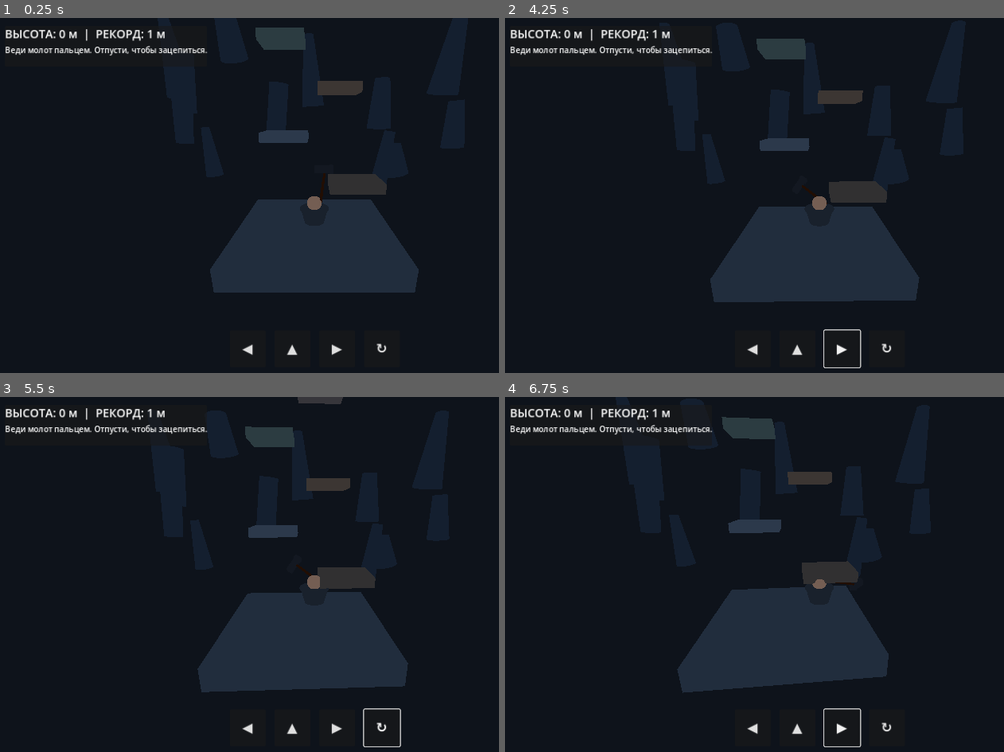
Above: before the commit, frames 1-4 (two rows, left to right).
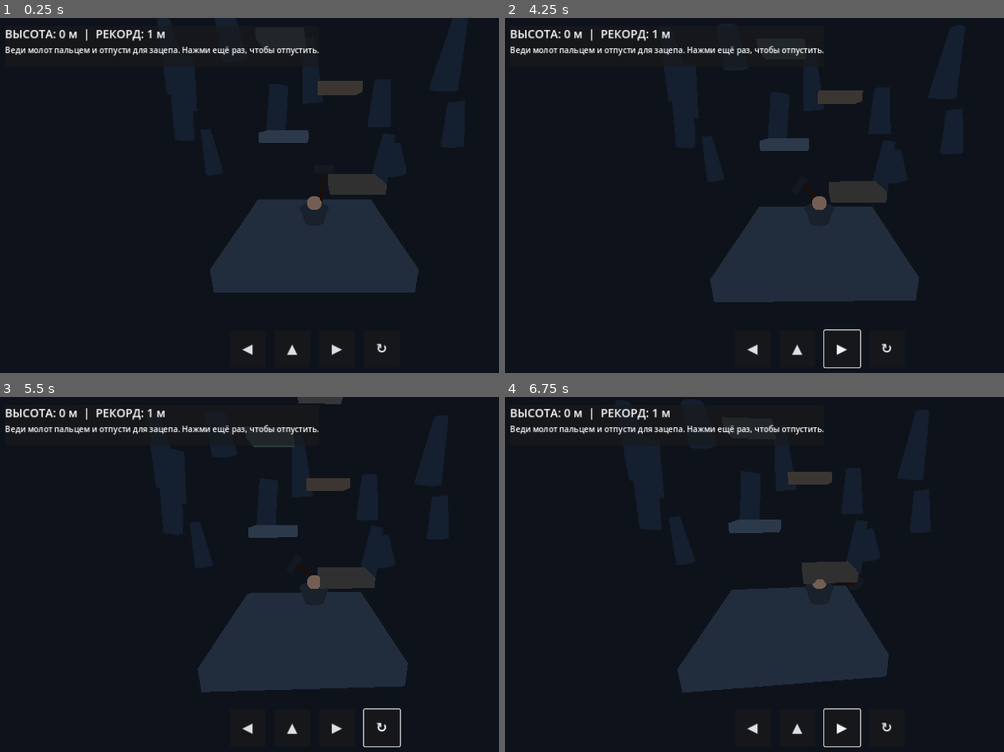
Above: after the commit, the same moments.

Repository: uchihabaha05-del/CLIMB-MASTER
Game: Godot game, scene res://scenes/main.tscn
Two runs of this game, one before a commit and one after it. Both use one fixed random seed, a clock stepped at 60 frames per second and the inputs below.
Inputs (mouse positions are in pixels of both pictures, inside the frame that each line leads up to):
- Up to frame 1 (0.25 s): no input
- Up to frame 2 (4.25 s): click "↻" at 0.5 s; click "◀" at 1.25 s; click "▲" at 2 s; tap Enter (ui_accept) at 2.75, 3.02 s; move the mouse to (959, 177) at 2.77 s; hold Right (ui_right) 2.78-3.5 s; click (959, 177) at 2.92 s; drag from (689, 213) to (789, 270) at 3.52 s
- Up to frame 3 (5.5 s): click "▶" at 4.25 s; move the mouse to (379, 496) at 5.02 s; hold Right (ui_right) from 5.03 s (still down)
- Up to frame 4 (6.75 s): release Right (ui_right) at 5.75 s; drag from (789, 649) to (629, 521) at 5.77 s; move the mouse to (outside the picture) at 6.52 s; hold Left (ui_left) from 6.53 s (still down)

The runs differ from the first frame. In frame 1, 0.5% of the frame differs, in the area x 18-64%, y 7-11%; in frame 2, 0.5%; in frame 3, 0.5%; in frame 4, 0.5%.

Commit message:
Add physical collision to climbing rocks and clarify hook controls

Diff:
--- a/scripts/main.gd
+++ b/scripts/main.gd
@@ -38,19 +38,34 @@
     _add_platform(Vector3(-1.2, 16.8, -6.0), Vector3(3.0, 0.55, 2.4), Color(0.31, 0.36, 0.42))
     _add_platform(Vector3(1.5, 20.0, -7.0), Vector3(3.5, 0.65, 3.0), Color(0.43, 0.36, 0.29))
 
+    # Climbable rock pillars now have matching physics colliders.
     for i in range(12):
-        var rock := MeshInstance3D.new()
+        var rock_body := StaticBody3D.new()
+        var rock_mesh := MeshInstance3D.new()
         var mesh := CylinderMesh.new()
-        mesh.top_radius = randf_range(0.35, 1.0)
-        mesh.bottom_radius = randf_range(0.7, 1.5)
-        mesh.height = randf_range(3.0, 8.0)
-        rock.mesh = mesh
-        rock.position = Vector3(randf_range(-13, 13), randf_range(0, 17), randf_range(-13, -9))
-        rock.rotation.z = randf_range(-0.2, 0.2)
+        var top_radius := randf_range(0.45, 0.95)
+        var bottom_radius := randf_range(0.75, 1.35)
+        var rock_height := randf_range(3.0, 7.0)
+        mesh.top_radius = top_radius
+        mesh.bottom_radius = bottom_radius
+        mesh.height = rock_height
+        rock_mesh.mesh = mesh
         var mat := StandardMaterial3D.new()
         mat.albedo_color = Color(0.17, 0.21, 0.25)
-        rock.material_override = mat
-        add_child(rock)
+        mat.roughness = 0.96
+        rock_mesh.material_override = mat
+        rock_body.add_child(rock_mesh)
+
+        var rock_collision := CollisionShape3D.new()
+        var rock_shape := CylinderShape3D.new()
+        rock_shape.radius = maxf(top_radius, bottom_radius)
+        rock_shape.height = rock_height
+        rock_collision.shape = rock_shape
+        rock_body.add_child(rock_collision)
+
+        rock_body.position = Vector3(randf_range(-13, 13), randf_range(0, 17), randf_range(-13, -9))
+        rock_body.rotation.z = randf_range(-0.2, 0.2)
+        add_child(rock_body)
 
 func _add_platform(pos: Vector3, size: Vector3, color: Color) -> void:
     var body := StaticBody3D.new()
@@ -102,7 +117,7 @@
     vbox.add_child(height_label)
 
     status_label = Label.new()
-    status_label.text = "Веди молот пальцем. Отпусти, чтобы зацепиться."
+    status_label.text = "Веди молот пальцем и отпусти для зацепа. Нажми ещё раз, чтобы отпустить."
     vbox.add_child(status_label)
 
     var controls := HBoxContainer.new()
@@ -159,4 +174,4 @@
     player.reset_hammer()
     game_over = false
     restart_button.visible = false
-    status_label.text = "Веди молот пальцем. Отпусти, чтобы зацепиться."
+    status_label.text = "Веди молот пальцем и отпусти для зацепа. Нажми ещё раз, чтобы отпустить."
